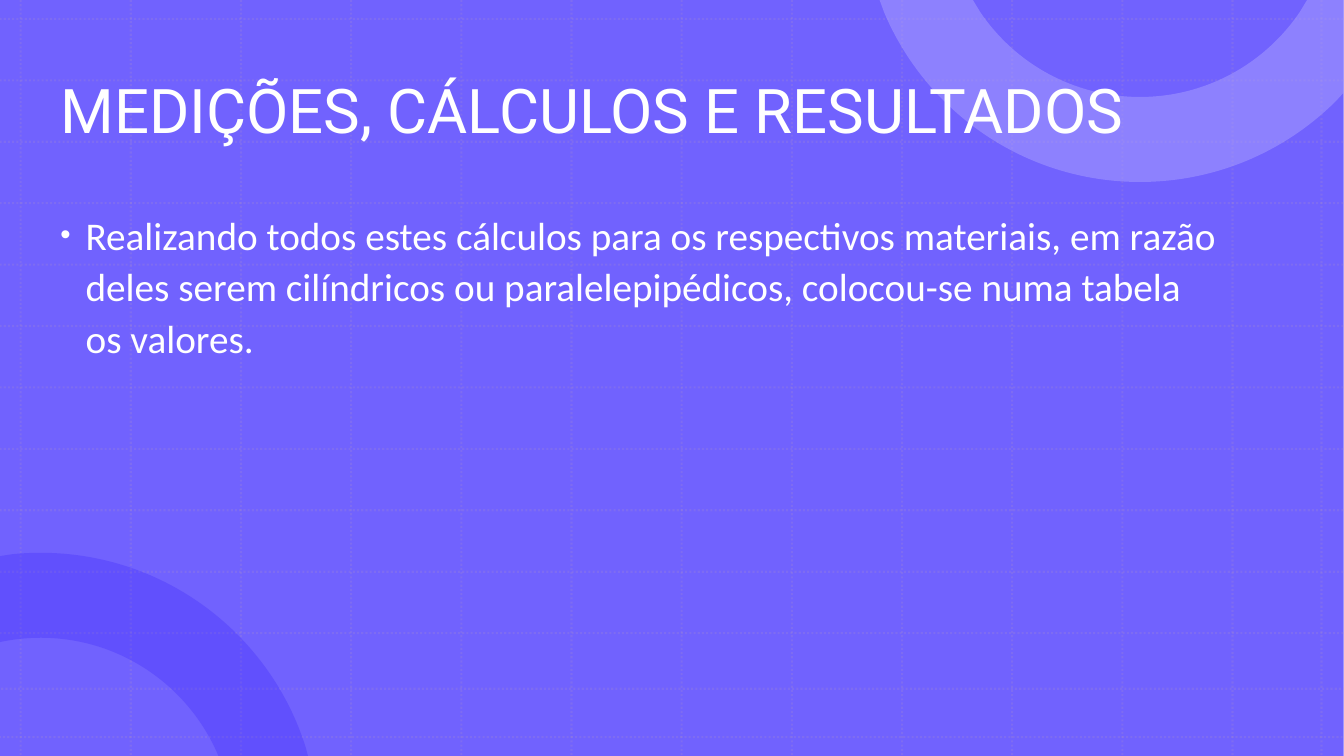
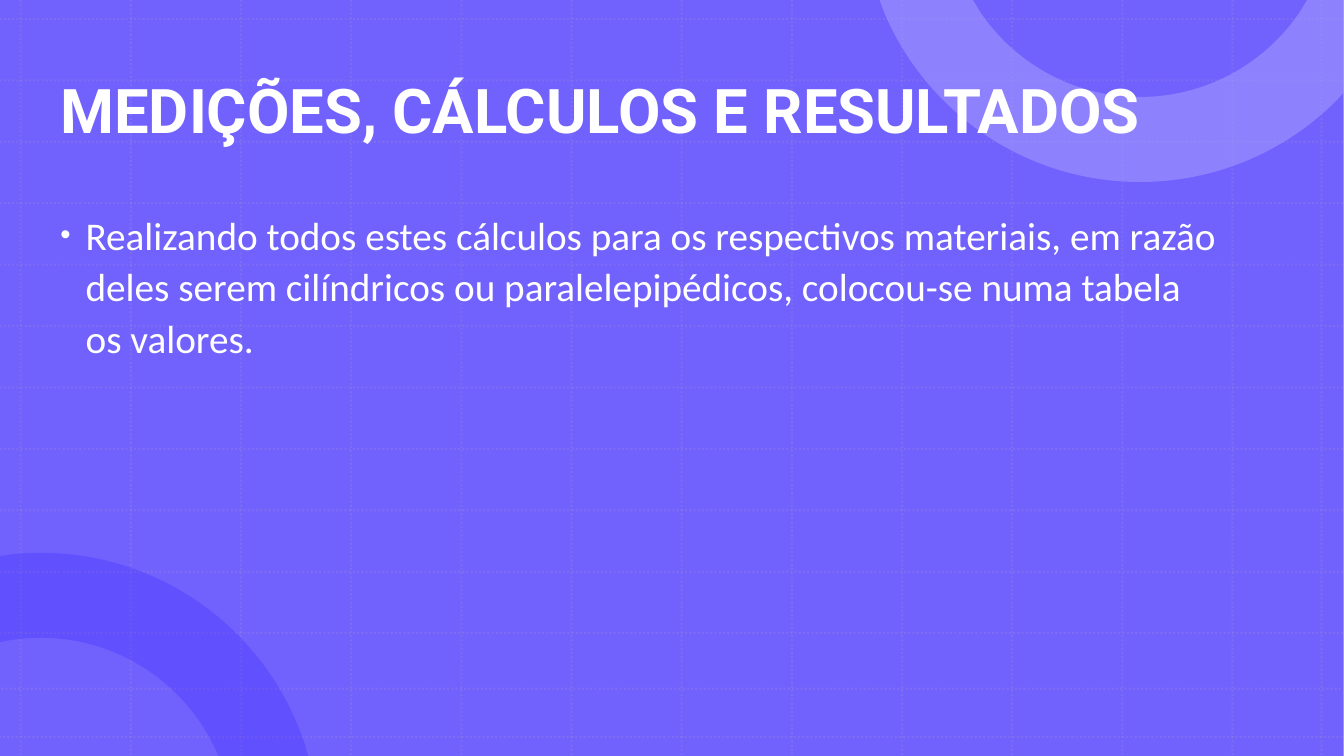
Before and after one commit to GabrielDSS0/ETEC-Coisas-Escolares, a slide deck: slide 27 of 1 etim ds 2022/EAMT/Trabalho Acadêmico/Relatório (a importância dos ecopontos)/A importância da separação dos recicláveis 3/Ecopontos - EAMT.pptx. Drawn at 1344x756 pixels with LibreOffice and Linux fonts; fonts in the diff are those of the drawing. Boxes give left, top, right and bottom in pixels: in the first picture for what was removed or moved away, otherwise in the second. Text is boxed around its words. In the diff, an @@ line names an element or a change of style, - is before the commit and + after.

```diff
--- a/1 etim ds 2022/EAMT/Trabalho Acadêmico/Relatório (a importância dos ecopontos)/A importância da separação dos recicláveis 3/Ecopontos - EAMT.pptx
+++ b/1 etim ds 2022/EAMT/Trabalho Acadêmico/Relatório (a importância dos ecopontos)/A importância da separação dos recicláveis 3/Ecopontos - EAMT.pptx
@@ title "MEDIÇÕES, CÁLCULOS E RESULTADOS" at box(60, 77, 1140, 147): bold on @@
```
Also in this commit, not shown: 27 other slides changed, 4 slides added, 1 other file.
